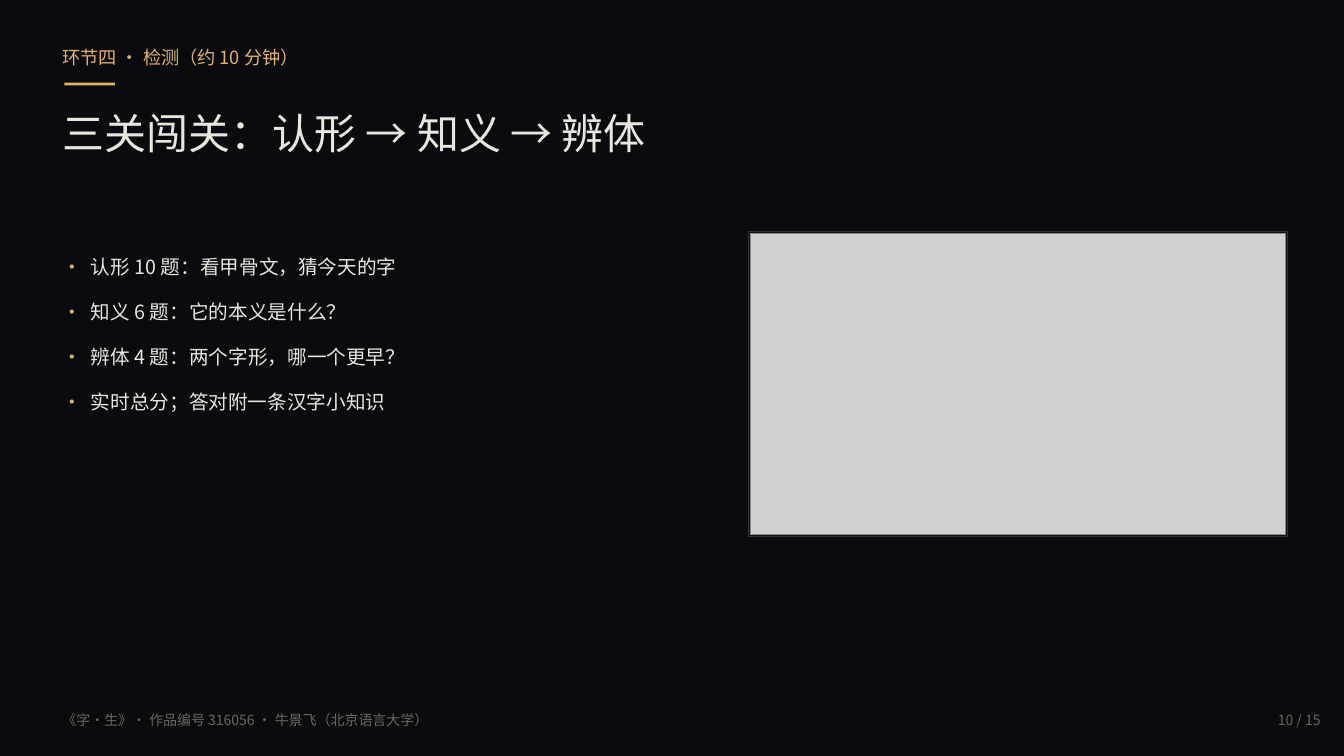
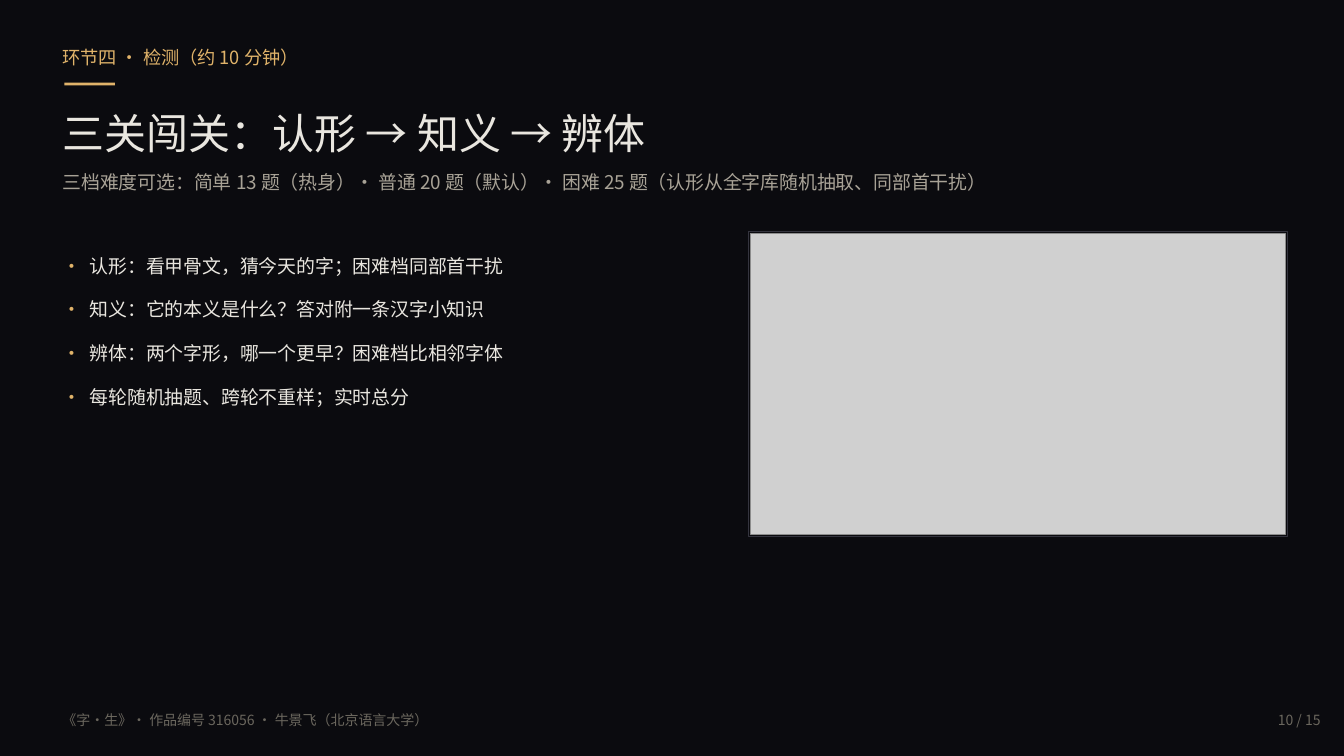
Before and after one commit to qq2430814042/zisheng, a slide deck: slide 10 of 字生-演示课件.pptx. Drawn at 1344x756 pixels with LibreOffice and Linux fonts; fonts in the diff are those of the drawing; grey boxes stand for pictures. Boxes give left, top, right and bottom in pixels: in the first picture for what was removed or moved away, otherwise in the second. Text is boxed around its words. In the diff, an @@ line names an element or a change of style, - is before the commit and + after.

Commit message:
认字分级：三档难度（简单 13 题 / 普通 20 题 / 困难 25 题，切换即重开并记忆偏好）；困难级认形从全量字库随机抽取（约 1700 字池）且干扰同部首、辨体比相邻字体；跨轮不重样（localStorage 记忆近期用字）；探针 quiz/quizans 通过；09 号提交截图重拍（含难度条）；文档/功能清单/PPT/单文件同步

```diff
--- a/字生-演示课件.pptx
+++ b/字生-演示课件.pptx
@@ text at (x1=62, y1=173, x2=986, y2=191): paragraph added @@
+三档难度可选：简单 13 题（热身）· 普通 20 题（默认）· 困难 25 题（认形从全字库随机抽取、同部首干扰）
@@ text at (x1=90, y1=257, x2=504, y2=407): text changed; size 14 to 13.5 pt @@
-• 认形 10 题：看甲骨文，猜今天的字
-• 知义 6 题：它的本义是什么？
-• 辨体 4 题：两个字形，哪一个更早？
-• 实时总分；答对附一条汉字小知识
+• 认形：看甲骨文，猜今天的字；困难档同部首干扰
+• 知义：它的本义是什么？答对附一条汉字小知识
+• 辨体：两个字形，哪一个更早？困难档比相邻字体
+• 每轮随机抽题、跨轮不重样；实时总分
```
Also in this commit, not shown: 15 other files.
